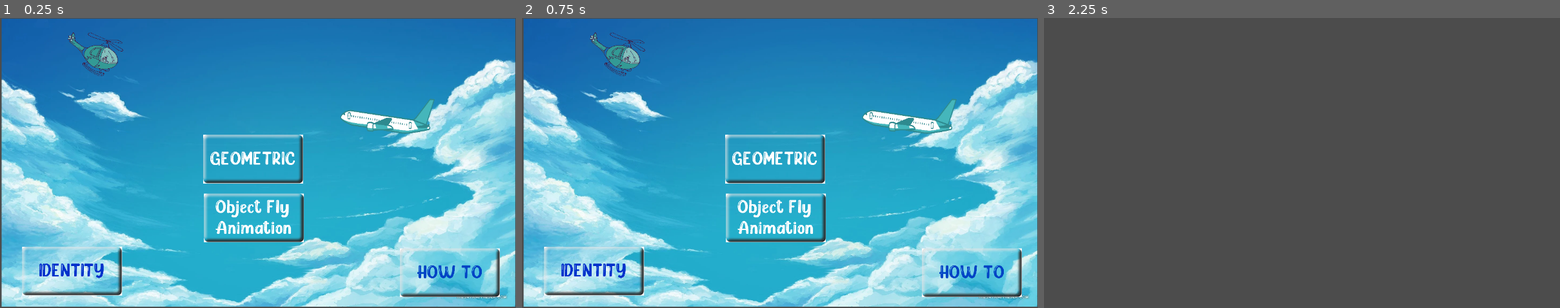
Above: before the commit, frames 1-3 (left to right).
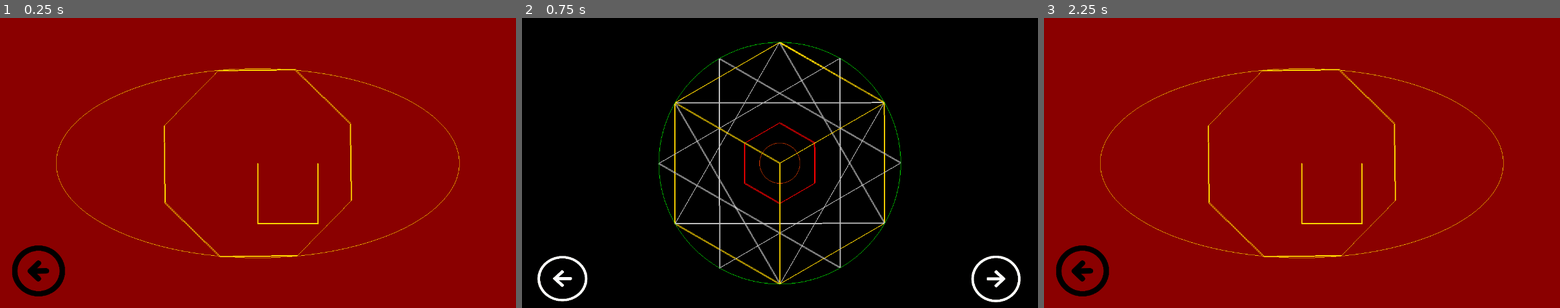
Above: after the commit, the same moments.

Repository: HilmanPermana/KOMGRAF
Game: Godot game, scene res://Scene/Geometric3.tscn
Two runs of this game, one before a commit and one after it. Both use one fixed random seed, a clock stepped at 60 frames per second and the inputs below. Before the commit the project starts from res://Scene/Menu.tscn.
Inputs (mouse positions are in pixels of both pictures, inside the frame that each line leads up to):
- Up to frame 1 (0.25 s): no input
- Up to frame 2 (0.75 s): click (558, 270) at 0.52 s
- Up to frame 3 (2.25 s): click (1085, 279) at 1.27 s; click (1296, 160) at 2.02 s

The runs differ from the first frame. In frame 1, 100% of the frame differs, in the area x 0-100%, y 0-100%; in frame 2, 100%; in frame 3, 100%.
Error before the commit: Parse Error: The identifier "m_width" isn't declared in the current scope. (res://Script/Shape.gd:42)

Commit message:
Menyelesaikan geometric 1 dan 2

Diff:
--- a/TubesETS_2D/SourceCodeProject/Scene/Geometric.tscn
+++ /dev/null
@@ -1,6 +0,0 @@
-[gd_scene load_steps=2 format=2]
-
-[ext_resource path="res://Script/Geometric.gd" type="Script" id=1]
-
-[node name="Node2D" type="Node2D"]
-script = ExtResource( 1 )
--- /dev/null
+++ b/TubesETS_2D/SourceCodeProject/Scene/Geometric1.tscn
@@ -0,0 +1,28 @@
+[gd_scene load_steps=3 format=2]
+
+[ext_resource path="res://Aset/Pictures/next-button-icon.png" type="Texture" id=1]
+[ext_resource path="res://Script/Geometric1.gd" type="Script" id=2]
+
+[node name="Geometric1" type="Node2D"]
+script = ExtResource( 2 )
+
+[node name="Button" type="Button" parent="."]
+margin_left = 1138.0
+margin_top = 596.0
+margin_right = 1662.0
+margin_bottom = 1114.0
+rect_scale = Vector2( 0.211688, 0.197483 )
+icon = ExtResource( 1 )
+flat = true
+
+[node name="BackMenu" type="Button" parent="."]
+margin_left = 143.0
+margin_top = 603.0
+margin_right = 667.0
+margin_bottom = 1121.0
+rect_scale = Vector2( -0.214677, 0.197483 )
+icon = ExtResource( 1 )
+flat = true
+
+[connection signal="pressed" from="Button" to="." method="_on_Next2_pressed"]
+[connection signal="pressed" from="BackMenu" to="." method="_on_BackMenu_pressed"]
--- /dev/null
+++ b/TubesETS_2D/SourceCodeProject/Scene/Geometric2.tscn
@@ -0,0 +1,38 @@
+[gd_scene load_steps=3 format=2]
+
+[ext_resource path="res://Script/Geometric2.gd" type="Script" id=1]
+[ext_resource path="res://Aset/Pictures/arrow-right.png" type="Texture" id=2]
+
+[node name="Geometric2" type="Node2D"]
+script = ExtResource( 1 )
+
+[node name="next3" type="Button" parent="."]
+margin_left = 1112.0
+margin_top = 587.0
+margin_right = 1636.0
+margin_bottom = 1105.0
+rect_scale = Vector2( 0.248744, 0.234619 )
+custom_colors/font_color_disabled = Color( 1, 1, 1, 1 )
+custom_colors/font_color_focus = Color( 1, 1, 1, 1 )
+custom_colors/font_color = Color( 1, 1, 1, 1 )
+custom_colors/font_color_hover = Color( 1, 1, 1, 1 )
+custom_colors/font_color_pressed = Color( 1, 1, 1, 1 )
+icon = ExtResource( 2 )
+flat = true
+
+[node name="Back1" type="Button" parent="."]
+margin_left = 165.0
+margin_top = 588.0
+margin_right = 689.0
+margin_bottom = 1106.0
+rect_scale = Vector2( -0.252238, 0.228409 )
+custom_colors/font_color_disabled = Color( 1, 1, 1, 1 )
+custom_colors/font_color_focus = Color( 1, 1, 1, 1 )
+custom_colors/font_color = Color( 1, 1, 1, 1 )
+custom_colors/font_color_hover = Color( 1, 1, 1, 1 )
+custom_colors/font_color_pressed = Color( 1, 1, 1, 1 )
+icon = ExtResource( 2 )
+flat = true
+
+[connection signal="pressed" from="next3" to="." method="_on_Next3_pressed"]
+[connection signal="pressed" from="Back1" to="." method="_on_Next3_pressed"]
--- /dev/null
+++ b/TubesETS_2D/SourceCodeProject/Scene/Geometric3.tscn
@@ -0,0 +1,18 @@
+[gd_scene load_steps=3 format=2]
+
+[ext_resource path="res://Script/Geometric3.gd" type="Script" id=1]
+[ext_resource path="res://Aset/Pictures/next-button-icon.png" type="Texture" id=2]
+
+[node name="Geometric3" type="Node2D"]
+script = ExtResource( 1 )
+
+[node name="Back2" type="Button" parent="."]
+margin_left = 163.0
+margin_top = 564.0
+margin_right = 687.0
+margin_bottom = 1082.0
+rect_scale = Vector2( -0.257552, 0.247088 )
+icon = ExtResource( 2 )
+flat = true
+
+[connection signal="pressed" from="Back2" to="." method="_on_Back2_pressed"]
--- a/TubesETS_2D/SourceCodeProject/Script/Geometric.gd
+++ /dev/null
@@ -1,16 +0,0 @@
-extends 'res://Script/Shape.gd'
-
-
-func _ready():
-	VisualServer.set_default_clear_color(Color.white)
-
-
-func _draw():
-	#First Coordinat
-	persegi(Vector2(400, 140), 450, Color.black, 'weight');
-	#Horizontal
-	line_dda(400, 290, 850, 290, Color.black, 'weight');
-	line_dda(400, 440, 850, 440, Color.black, 'weight');
-	#vertical
-	line_dda(550, 140, 550, 590, Color.black, 'weight');
-	line_dda(700, 140, 700, 590, Color.black, 'weight');
--- /dev/null
+++ b/TubesETS_2D/SourceCodeProject/Script/Geometric1.gd
@@ -0,0 +1,70 @@
+extends 'res://Script/Shape.gd'
+
+
+func _ready():
+	VisualServer.set_default_clear_color(Color.white)
+
+
+func _draw():
+
+	#GEOMETRIC 1
+	#First Coordinat
+	persegi(Vector2(400, 140), 450, Color.black, 'weight');
+	persegi(Vector2(367, 110), 513, Color.aquamarine, 'normal');
+
+	#Horizontal
+	line_dda(400, 290, 850, 290, Color.black, 'weight');
+	line_dda(400, 440, 850, 440, Color.black, 'weight');
+	#vertical
+	line_dda(550, 140, 550, 590, Color.black, 'weight');
+	line_dda(700, 140, 700, 590, Color.black, 'weight');
+
+	#belah ketupat
+	segi_lebihdari4_scale(70, 4, Vector2(475, 215), 0.0, Color.black, 1.5, 1.5, Vector2(475, 215));
+	segi_lebihdari4_scale(70, 4, Vector2(575, 215), 0.0, Color.black, 1.5, 1.5, Vector2(475, 215));
+	segi_lebihdari4_scale(70, 4, Vector2(675, 215), 0.0, Color.black, 1.5, 1.5, Vector2(475, 215));
+	segi_lebihdari4_scale(70, 4, Vector2(475, 315), 0.0, Color.black, 1.5, 1.5, Vector2(475, 215));
+	segi_lebihdari4_scale(70, 4, Vector2(575, 315), 0.0, Color.black, 1.5, 1.5, Vector2(475, 215));
+	segi_lebihdari4_scale(70, 4, Vector2(675, 315), 0.0, Color.black, 1.5, 1.5, Vector2(475, 215));
+	segi_lebihdari4_scale(70, 4, Vector2(475, 415), 0.0, Color.black, 1.5, 1.5, Vector2(475, 215));
+	segi_lebihdari4_scale(70, 4, Vector2(575, 415), 0.0, Color.black, 1.5, 1.5, Vector2(475, 215));
+	segi_lebihdari4_scale(70, 4, Vector2(675, 415), 0.0, Color.black, 1.5, 1.5, Vector2(475, 215));
+
+	#Lingkaran Horizontal
+	lingkaran_translation(475, 215, 105, Color.aquamarine, 0, 0);
+	lingkaran_translation(475, 215, 110, Color.aquamarine, -145, 0);
+	lingkaran_translation(475, 215, 105, Color.aquamarine, 145, 0);
+	lingkaran_translation(475, 215, 105, Color.aquamarine, 290, 0);
+	lingkaran_translation(475, 215, 110, Color.aquamarine, 435, 0);
+
+	lingkaran_translation(475, 375, 105, Color.aquamarine, 0, 0);
+	lingkaran_translation(475, 375, 110, Color.aquamarine, -145, 0);
+	lingkaran_translation(475, 375, 105, Color.aquamarine, 145, 0);
+	lingkaran_translation(475, 375, 105, Color.aquamarine, 290, 0);
+	lingkaran_translation(475, 375, 110, Color.aquamarine, 435, 0);
+
+	lingkaran_translation(475, 535, 105, Color.aquamarine, 0, 0);
+	lingkaran_translation(475, 535, 110, Color.aquamarine, -145, 0);
+	lingkaran_translation(475, 535, 105, Color.aquamarine, 145, 0);
+	lingkaran_translation(475, 535, 105, Color.aquamarine, 290, 0);
+	lingkaran_translation(475, 535, 110, Color.aquamarine, 435, 0);
+
+	lingkaran_translation(475, 57, 105, Color.aquamarine, -2, 0);
+	lingkaran_translation(475, 57, 105, Color.aquamarine, 147, 0);
+	lingkaran_translation(475, 57, 105, Color.aquamarine, 294, 0);
+
+	lingkaran_translation(475, 693, 105, Color.aquamarine, -2, 0);
+	lingkaran_translation(475, 693, 105, Color.aquamarine, 147, 0);
+	lingkaran_translation(475, 693, 105, Color.aquamarine, 294, 0);
+
+
+
+
+
+
+func _on_Next2_pressed():
+	get_tree().change_scene("res://Scene/Geometric2.tscn");
+
+
+func _on_BackMenu_pressed():
+	get_tree().change_scene("res://Scene/Menu.tscn");
--- /dev/null
+++ b/TubesETS_2D/SourceCodeProject/Script/Geometric2.gd
@@ -0,0 +1,24 @@
+extends 'res://Script/Shape.gd'
+
+func _ready():
+	VisualServer.set_default_clear_color(Color.black);
+
+func _draw():
+	segi_lebihdari4_rotate(100, 6, Vector2(640, 360), 0.0, Color.red, 30, Vector2(640,360));
+	lingkaran(640, 360, 50, Color.orangered);
+	segi_lebihdari4_rotate(300, 6, Vector2(640, 360), 0.0, Color.gold, 30, Vector2(640,360));
+	segi_lebihdari4_rotate(300, 3, Vector2(640, 360), 0.0, Color.silver, 30, Vector2(640,360));
+	segi_lebihdari4_rotate(300, 3, Vector2(640, 360), 0.0, Color.silver, 90, Vector2(640,360));
+	segi_lebihdari4_rotate(300, 3, Vector2(640, 360), 0.0, Color.silver, 120, Vector2(640,360));
+	segi_lebihdari4_rotate(300, 3, Vector2(640, 360), 0.0, Color.silver, 300, Vector2(640,360));
+	layang(Vector2(380, 210), 150, 150, 520, Color.gold, "weight");
+	line_dda(640, 360, 640, 660, Color.gold, "weight");
+	lingkaran(640, 360, 300, Color.green);
+
+
+func _on_Next3_pressed():
+	get_tree().change_scene("res://Scene/Geometric3.tscn");
+
+
+func _on_Back1_pressed():
+	get_tree().change_scene("res://Scene/Geometric1.tscn");
--- /dev/null
+++ b/TubesETS_2D/SourceCodeProject/Script/Geometric3.gd
@@ -0,0 +1,17 @@
+extends 'res://Script/Shape.gd'
+
+func _ready():
+	VisualServer.set_default_clear_color(Color.darkred);
+
+func _draw():
+
+	segi_lebihdari4_rotate(250, 8, Vector2(640, 360), 0.0, Color.gold, 67, Vector2(640,360));
+	ellips(640, 360, 500, 235, Color.gold);
+	segitiga_ss(Vector2(640, 360), 150, Color.gold, "weight");
+
+
+
+
+
+func _on_Back2_pressed():
+	get_tree().change_scene("res://Scene/Geometric2.tscn");
--- a/TubesETS_2D/SourceCodeProject/Script/Kelopak.gd
+++ /dev/null
@@ -1,45 +0,0 @@
-extends "res://Script/Shape.gd"
-
-
-func kelopak_empat(center, radius_l, radius_e, color_l, color_e):
-	var midpoint_l1 = Vector2(center.x/3, center.y)
-	var midpoint_e1 = Vector2(center.x/3, center.y+(radius_e.y/2)+radius_e.y/2)
-
-	print(midpoint_e1.x, " ", midpoint_e1.y)
-	circleMidPoint(midpoint_l1.x, midpoint_l1.y, radius_l, color_l)
-	ellipsMidPoint(midpoint_e1.x, midpoint_e1.y, radius_e.x + 10, radius_e.y , color_e)
-	ellips_rotation(midpoint_e1.x, midpoint_e1.y, radius_e.x + 10, radius_e.y, color_e, 90, Vector2(midpoint_e1.x, midpoint_e1.y-radius_e.y))
-	ellips_rotation(midpoint_e1.x, midpoint_e1.y, radius_e.x + 10, radius_e.y, color_e, 180, Vector2(midpoint_e1.x, midpoint_e1.y-radius_e.y))
-	ellips_rotation(midpoint_e1.x, midpoint_e1.y, radius_e.x + 10, radius_e.y, color_e, 270, Vector2(midpoint_e1.x, midpoint_e1.y-radius_e.y))
-
-
-	lingkaran_translation(midpoint_l1.x, midpoint_l1.y, radius_l, color_l, center.x/1.5, 0)
-	ellips_rotation(midpoint_e1.x+center.x/1.5, midpoint_e1.y, radius_e.x + 10, radius_e.y, color_e, 45, Vector2(midpoint_e1.x+center.x/1.5, midpoint_e1.y-radius_e.y))
-	ellips_rotation(midpoint_e1.x+center.x/1.5, midpoint_e1.y, radius_e.x + 10, radius_e.y, color_e, 135, Vector2(midpoint_e1.x+center.x/1.5, midpoint_e1.y-radius_e.y))
-	ellips_rotation(midpoint_e1.x+center.x/1.5, midpoint_e1.y, radius_e.x + 10, radius_e.y, color_e, 225, Vector2(midpoint_e1.x+center.x/1.5, midpoint_e1.y-radius_e.y))
-	ellips_rotation(midpoint_e1.x+center.x/1.5, midpoint_e1.y, radius_e.x + 10, radius_e.y, color_e, 315, Vector2(midpoint_e1.x+center.x/1.5, midpoint_e1.y-radius_e.y))
-
-	lingkaran_translation(midpoint_l1.x, midpoint_l1.y, radius_l, color_l, center.x*1.3, 0)
-	ellips_rotation(midpoint_e1.x+center.x*1.3, midpoint_e1.y, radius_e.x + 10, radius_e.y, color_e, 0, Vector2(midpoint_e1.x+center.x*1.3, midpoint_e1.y-radius_e.y))
-	ellips_rotation(midpoint_e1.x+center.x*1.3, midpoint_e1.y, radius_e.x + 10, radius_e.y, color_e, 90, Vector2(midpoint_e1.x+center.x*1.3, midpoint_e1.y-radius_e.y))
-	ellips_rotation(midpoint_e1.x+center.x*1.3, midpoint_e1.y, radius_e.x + 10, radius_e.y, color_e, 180, Vector2(midpoint_e1.x+center.x*1.3, midpoint_e1.y-radius_e.y))
-	ellips_rotation(midpoint_e1.x+center.x*1.3, midpoint_e1.y, radius_e.x + 10, radius_e.y, color_e, 270, Vector2(midpoint_e1.x+center.x*1.3, midpoint_e1.y-radius_e.y))
-
-	ellips_rotation(midpoint_e1.x+center.x*1.3, midpoint_e1.y, radius_e.x/2, radius_e.y/1.5, color_e, 45, Vector2(midpoint_e1.x+center.x*1.3, midpoint_e1.y-radius_e.y))
-	ellips_rotation(midpoint_e1.x+center.x*1.3, midpoint_e1.y, radius_e.x/2, radius_e.y/1.5, color_e, 135, Vector2(midpoint_e1.x+center.x*1.3, midpoint_e1.y-radius_e.y))
-	ellips_rotation(midpoint_e1.x+center.x*1.3, midpoint_e1.y, radius_e.x/2, radius_e.y/1.5, color_e, 225, Vector2(midpoint_e1.x+center.x*1.3, midpoint_e1.y-radius_e.y))
-	ellips_rotation(midpoint_e1.x+center.x*1.3, midpoint_e1.y, radius_e.x/2, radius_e.y/1.5, color_e, 315, Vector2(midpoint_e1.x+center.x*1.3, midpoint_e1.y-radius_e.y))
-
-func bunga_8_kelopak(center, radius_l, radius_e, color_l, color_e):
-	var midpoint_l1 = Vector2(center.x, center.y)
-	var midpoint_e1 = Vector2(center.x, center.y+(radius_e.y/2)+radius_e.y/2)
-
-	circleMidPoint(midpoint_l1.x, midpoint_l1.y, radius_l, color_l)
-	ellips(midpoint_e1.x, midpoint_e1.y, radius_e.x, radius_e.y, color_e)
-	ellips_rotation(midpoint_e1.x, midpoint_e1.y, radius_e.x + 10, radius_e.y, color_e, 45, Vector2(midpoint_e1.x, midpoint_e1.y-radius_e.y))
-	ellips_rotation(midpoint_e1.x, midpoint_e1.y, radius_e.x + 10, radius_e.y, color_e, 90, Vector2(midpoint_e1.x, midpoint_e1.y-radius_e.y))
-	ellips_rotation(midpoint_e1.x, midpoint_e1.y, radius_e.x + 10, radius_e.y, color_e, 135, Vector2(midpoint_e1.x, midpoint_e1.y-radius_e.y))
-	ellips_rotation(midpoint_e1.x, midpoint_e1.y, radius_e.x + 10, radius_e.y, color_e, 180, Vector2(midpoint_e1.x, midpoint_e1.y-radius_e.y))
-	ellips_rotation(midpoint_e1.x, midpoint_e1.y, radius_e.x + 10, radius_e.y, color_e, 225, Vector2(midpoint_e1.x, midpoint_e1.y-radius_e.y))
-	ellips_rotation(midpoint_e1.x, midpoint_e1.y, radius_e.x + 10, radius_e.y, color_e, 270, Vector2(midpoint_e1.x, midpoint_e1.y-radius_e.y))
-	ellips_rotation(midpoint_e1.x, midpoint_e1.y, radius_e.x + 10, radius_e.y, color_e, 315, Vector2(midpoint_e1.x, midpoint_e1.y-radius_e.y))
--- a/TubesETS_2D/SourceCodeProject/Script/Menu.gd
+++ b/TubesETS_2D/SourceCodeProject/Script/Menu.gd
@@ -11,4 +11,4 @@
 
 
 func _on_GeoBttn_pressed():
-	get_tree().change_scene("res://Scene/Geometric.tscn");
+	get_tree().change_scene("res://Scene/Geometric1.tscn");
--- a/TubesETS_2D/SourceCodeProject/Script/Primitif.gd
+++ b/TubesETS_2D/SourceCodeProject/Script/Primitif.gd
@@ -9,3 +9,103 @@
 # Called when the node enters the scene tree for the first ti
 func put_pixel(x, y, color):
 	draw_primitive(PoolVector2Array([Vector2(x, y)]), PoolColorArray([color]), PoolVector2Array())
+
+
+#====MATRIX=======#
+
+var m_width = 3
+var m_height = 3
+
+
+func init_matrix(width, height, default = 0):
+	var newArr = []
+
+	for y in range(height):
+		newArr.append([])
+		newArr[y].resize(width)
+
+		for x in range(width):
+			newArr[y][x] = default
+
+	return newArr
+
+func matrix_identitas(matrix):
+	var value
+
+	for i in range(m_height):
+		for j in range(m_width):
+			if(i == j):
+				value = 1
+			else:
+				value = 0
+			matrix[i][j] = value
+
+func print_matrix(matrix):
+	for i in range(m_height):
+		for j in range(m_width):
+			print(matrix[i][j])
+
+func matrix_tambah(matrix1, matrix2):
+	var newMatrix = init_matrix(m_width, m_height)
+
+	for i in range(m_height):
+		for j in range(m_width):
+			newMatrix[i][j] = matrix1[i][j] + matrix2[i][j]
+
+	return newMatrix
+
+func matrix_kurang(matrix1, matrix2):
+	var newMatrix = init_matrix(m_width, m_height)
+
+	for i in range(m_height):
+		for j in range(m_width):
+			newMatrix[i][j] = matrix1[i][j] - matrix2[i][j]
+
+	return newMatrix
+
+func matrix_kali(matrix1, matrix2):
+	var newMatrix = init_matrix(m_width, m_height)
+
+	for i in range(m_height):
+		for j in range(m_width):
+			newMatrix[i][j] = matrix1[i][0]*matrix2[0][j] + matrix1[i][1]*matrix2[1][j] + matrix1[i][2]*matrix2[2][j]
+
+	return newMatrix
+
+
+#====TRANSFORMASI=====#
+
+func translation(matrix, tx, ty):
+	var newM = init_matrix(m_width, m_height)
+	matrix_identitas(newM)
+
+	newM[0][2] = tx
+	newM[1][2] = ty
+
+	return matrix_kali(newM, matrix)
+
+func scaleM(matrix, sx, sy, refpt):
+	var newM = init_matrix(m_width, m_height)
+	matrix_identitas(newM)
+
+	newM[0][0] = sx
+	newM[0][2] = (1 - sx) * refpt.x
+	newM[1][1] = sy
+	newM[1][2] = (1 - sy) * refpt.y
+
+	return matrix_kali(newM, matrix)
+
+func rotateM(matrix, degree, refpt):
+	var newM = init_matrix(m_width, m_height)
+	matrix_identitas(newM)
+
+	var radian = deg2rad(degree)
+	newM[0][0] = cos(radian)
+	newM[0][1] = -sin(radian)
+	newM[0][2] = refpt.x * (1 - cos(radian)) + refpt.y * sin(radian)
+
+	newM[1][0] = sin(radian)
+	newM[1][1] = cos(radian)
+	newM[1][2] = refpt.y * (1 - cos(radian)) - refpt.x * sin(radian)
+
+	return matrix_kali(newM, matrix)
--- a/TubesETS_2D/SourceCodeProject/Script/Shape.gd
+++ b/TubesETS_2D/SourceCodeProject/Script/Shape.gd
@@ -21,6 +21,32 @@
 		# Sisi Kanan
 		line_dda(start.x+length-1, start.y, start.x+length-1, start.y+length, color, type)
 
+func segitiga_ss(start, length, color, type):
+	if type != 'weight':
+
+		# Sisi Bawah
+		line_dda(start.x, start.y+length, start.x+length, start.y+length, color, type)
+		# Sisi Kiri
+		line_dda(start.x  - 100, start.y, start.x - 50, start.y+length, color, type)
+		# Sisi Kanan
+		line_dda(start.x+length, start.y, start.x+length, start.y+length, color, type)
+	else:
+		# Sisi Bawah
+		line_dda(start.x-1, start.y+length, start.x+length, start.y+length, color, type)
+		# Sisi Kiri
+		line_dda(start.x, start.y, start.x, start.y+length, color, type)
+		# Sisi Kanan
+		line_dda(start.x+length-1, start.y, start.x+length-1, start.y+length, color, type)
+
+func layang(start, diag1_top, diag1_bottom, diag2, color, type):
+	# Sisi Kiri Atas
+	line_dda(start.x, start.y, start.x+(diag2/2), start.y-diag1_top, color, type)
+	# Sisi Kiri Bawah
+	line_dda(start.x, start.y, start.x+(diag2/2), start.y+diag1_bottom, color, type)
+	# Sisi Kanan Atas
+	line_dda(start.x+diag2, start.y, start.x+(diag2/2), start.y-diag1_top, color, type)
+	# Sisi Kanan Bawah
+	line_dda(start.x+diag2, start.y, start.x+(diag2/2), start.y+diag1_bottom, color, type)
 
 
 func segi_lebihdari4(radius, sisi, center, theta, color):
@@ -34,9 +60,9 @@
 
 	for i in sisi:
 		if i == sisi - 1:
-			line_dda(x[i], y[i], x[0], y[0], color, "normal")
-		else:
-			line_dda(x[i], y[i], x[i+1], y[i+1], color, "normal")
+			line_dda(x[i], y[i], x[0], y[0], color, "weight")
+		else:
+			line_dda(x[i], y[i], x[i+1], y[i+1], color, "weight")
 
 func segi_lebihdari4_translation(radius, sisi, center, theta, color, tx, ty):
 	var matrix = init_matrix(m_width, m_height)
@@ -86,9 +112,9 @@
 
 	for i in sisi:
 		if i == sisi - 1:
-			line_dda(x[i], y[i], x[0], y[0], color, "normal")
-		else:
-			line_dda(x[i], y[i], x[i+1], y[i+1], color, "normal")
+			line_dda(x[i], y[i], x[0], y[0], color, "weight")
+		else:
+			line_dda(x[i], y[i], x[i+1], y[i+1], color, "weight")
 
 func segi_lebihdari4_rotate(radius, sisi, center, theta, color, degree, refpt):
 	var matrix = init_matrix(m_width, m_height)
@@ -112,10 +138,26 @@
 
 	for i in sisi:
 		if i == sisi - 1:
-			line_dda(x[i], y[i], x[0], y[0], color, "normal")
-		else:
-			line_dda(x[i], y[i], x[i+1], y[i+1], color, "normal")
-
+			line_dda(x[i], y[i], x[0], y[0], color, "weight")
+		else:
+			line_dda(x[i], y[i], x[i+1], y[i+1], color, "weight")
+
+func lingkaran(x_center, y_center, radius, color):
+	var x = 0
+	var y = radius
+	var p = 1 - radius
+
+	lingkaran_plot_points(x_center, y_center, x, y, color)
+
+	while x < y:
+		x += 1
+		if p < 0:
+			p += 2 * x + 1
+		else:
+			y -= 1
+			p += 2 * (x - y) + 1
+
+		lingkaran_plot_points(x_center, y_center, x, y, color)
 
 func lingkaran_translation(x_center, y_center, radius, color, tx, ty):
 	var matrix = init_matrix(m_width, m_height)
@@ -143,6 +185,7 @@
 		lingkaran_plot_points(matrix[0][2], matrix[1][2], x, y, color)
 
 func lingkaran_plot_points(x_center, y_center, x, y, color):
+
 	put_pixel(x_center+x, y_center+y, color)
 	put_pixel(x_center-x, y_center+y, color)
 	put_pixel(x_center+x, y_center-y, color)
--- a/TubesETS_2D/SourceCodeProject/project.godot
+++ b/TubesETS_2D/SourceCodeProject/project.godot
@@ -11,7 +11,7 @@
 [application]
 
 config/name="Source Code Project"
-run/main_scene="res://Scene/Menu.tscn"
+run/main_scene="res://Scene/Geometric3.tscn"
 
 [display]
 
Binary file added: TubesETS_2D/SourceCodeProject/Aset/Pictures/arrow-right.png
Not shown, added: TubesETS_2D/SourceCodeProject/Aset/Pictures/arrow-right.png.import
Binary file added: TubesETS_2D/SourceCodeProject/Aset/Pictures/button_white.png
Not shown, added: TubesETS_2D/SourceCodeProject/Aset/Pictures/button_white.png.import
Binary file added: TubesETS_2D/SourceCodeProject/Aset/Pictures/next-button-icon.png
Not shown, added: TubesETS_2D/SourceCodeProject/Aset/Pictures/next-button-icon.png.import
